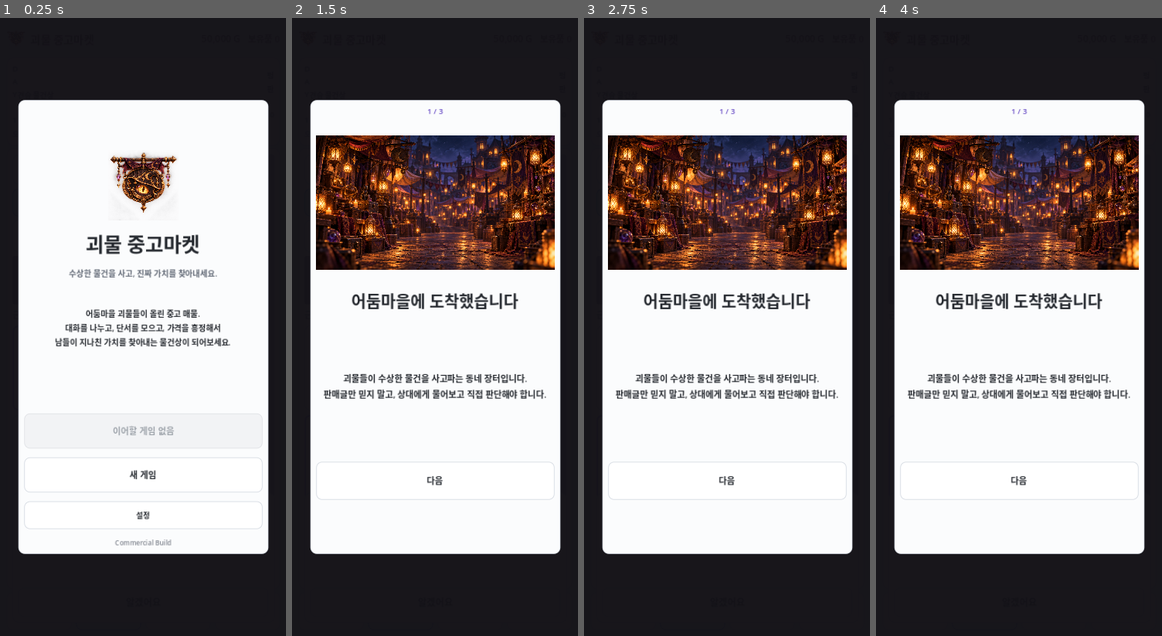
Above: before the commit, frames 1-4 (left to right).
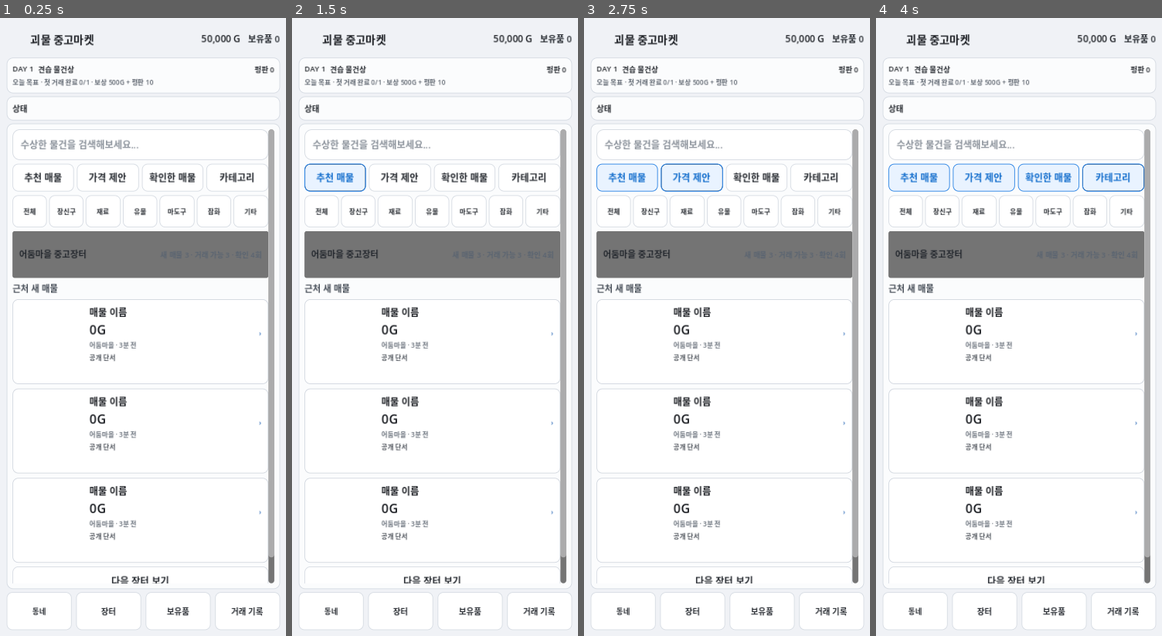
Above: after the commit, the same moments.

Repository: Queenrain9/monster-used-market
Game: Godot game, scene res://scenes/main.tscn
Two runs of this game, one before a commit and one after it. Both use one fixed random seed, a clock stepped at 60 frames per second and the inputs below.
Inputs (mouse positions are in pixels of both pictures, inside the frame that each line leads up to):
- Up to frame 1 (0.25 s): no input
- Up to frame 2 (1.5 s): click (435, 475) at 0.5 s, where only the run before the commit has a clickable "새 게임"; click "추천 매물" at 1.25 s
- Up to frame 3 (2.75 s): click "가격 제안" at 2 s
- Up to frame 4 (4 s): click "확인한 매물" at 2.75 s; click "카테고리" at 3.5 s

The runs differ from the first frame. In frame 1, 49% of the frame differs, in the area x 0-100%, y 0-100%; in frame 2, 60%; in frame 3, 60%; in frame 4, 60%.
Error after the commit: Parse Error: Could not preload resource script "res://data/art_catalog.gd". (res://scripts/art_catalog.gd:4)

Commit message:
art: register placeholder and final slots for 12 new items

Diff:
--- a/data/art_catalog.gd
+++ b/data/art_catalog.gd
@@ -63,6 +63,18 @@
       "name": "유령이 든 병",
       "legacy_name": "빙결 정수 병"
     }
+    "echo_compass": {"texture":"res://assets/art/ui/fallback.png","final_texture":"res://assets/art/items/echo_compass.png","name":"메아리 나침반","legacy_name":"메아리 나침반"},
+    "bottled_shadow": {"texture":"res://assets/art/ui/fallback.png","final_texture":"res://assets/art/items/bottled_shadow.png","name":"병에 든 그림자","legacy_name":"병에 든 그림자"},
+    "watching_brooch": {"texture":"res://assets/art/ui/fallback.png","final_texture":"res://assets/art/items/watching_brooch.png","name":"눈알 브로치","legacy_name":"눈알 브로치"},
+    "moon_moth_case": {"texture":"res://assets/art/ui/fallback.png","final_texture":"res://assets/art/items/moon_moth_case.png","name":"달나방 표본함","legacy_name":"달나방 표본함"},
+    "drowned_bell": {"texture":"res://assets/art/ui/fallback.png","final_texture":"res://assets/art/items/drowned_bell.png","name":"물에 잠긴 은종","legacy_name":"물에 잠긴 은종"},
+    "rune_glove": {"texture":"res://assets/art/ui/fallback.png","final_texture":"res://assets/art/items/rune_glove.png","name":"룬 재봉사의 장갑","legacy_name":"룬 재봉사의 장갑"},
+    "basilisk_scale": {"texture":"res://assets/art/ui/fallback.png","final_texture":"res://assets/art/items/basilisk_scale.png","name":"바실리스크 비늘","legacy_name":"바실리스크 비늘"},
+    "clockwork_beetle": {"texture":"res://assets/art/ui/fallback.png","final_texture":"res://assets/art/items/clockwork_beetle.png","name":"태엽 딱정벌레","legacy_name":"태엽 딱정벌레"},
+    "grave_candle": {"texture":"res://assets/art/ui/fallback.png","final_texture":"res://assets/art/items/grave_candle.png","name":"묘지의 푸른 초","legacy_name":"묘지의 푸른 초"},
+    "star_map_fragment": {"texture":"res://assets/art/ui/fallback.png","final_texture":"res://assets/art/items/star_map_fragment.png","name":"별자리 지도 조각","legacy_name":"별자리 지도 조각"},
+    "sea_witch_comb": {"texture":"res://assets/art/ui/fallback.png","final_texture":"res://assets/art/items/sea_witch_comb.png","name":"해마녀의 산호빗","legacy_name":"해마녀의 산호빗"},
+    "alchemist_spoon": {"texture":"res://assets/art/ui/fallback.png","final_texture":"res://assets/art/items/alchemist_spoon.png","name":"연금술사의 계량숟가락","legacy_name":"연금술사의 계량숟가락"}
   },
   "sellers": {
     "blue": {
